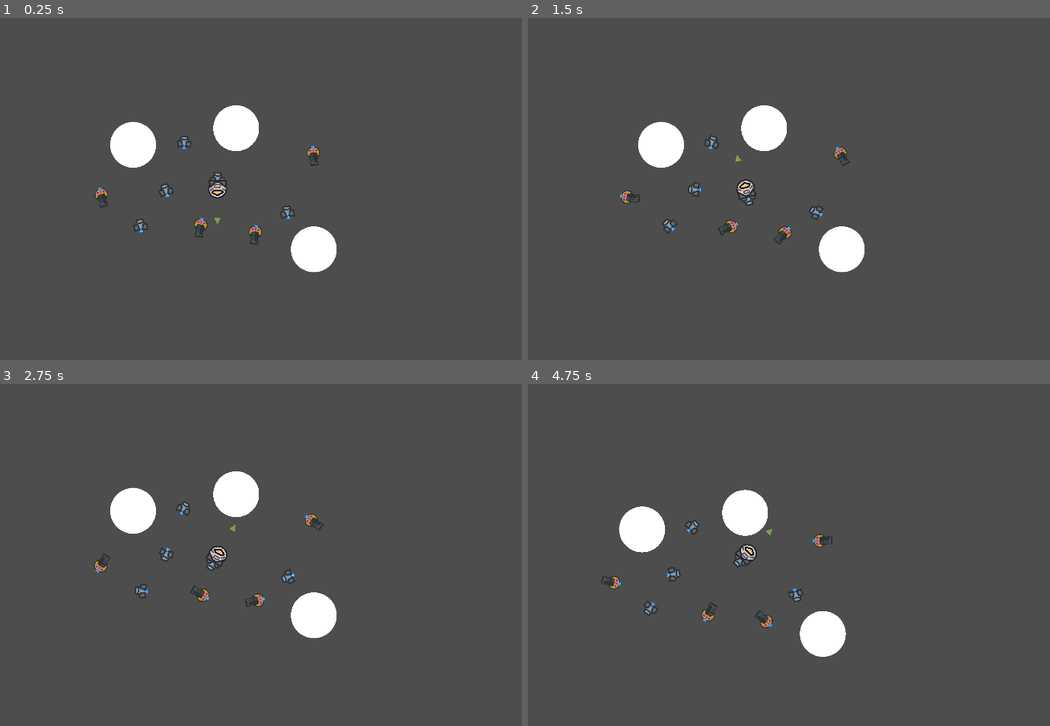
Above: before the commit, frames 1-4 (two rows, left to right).
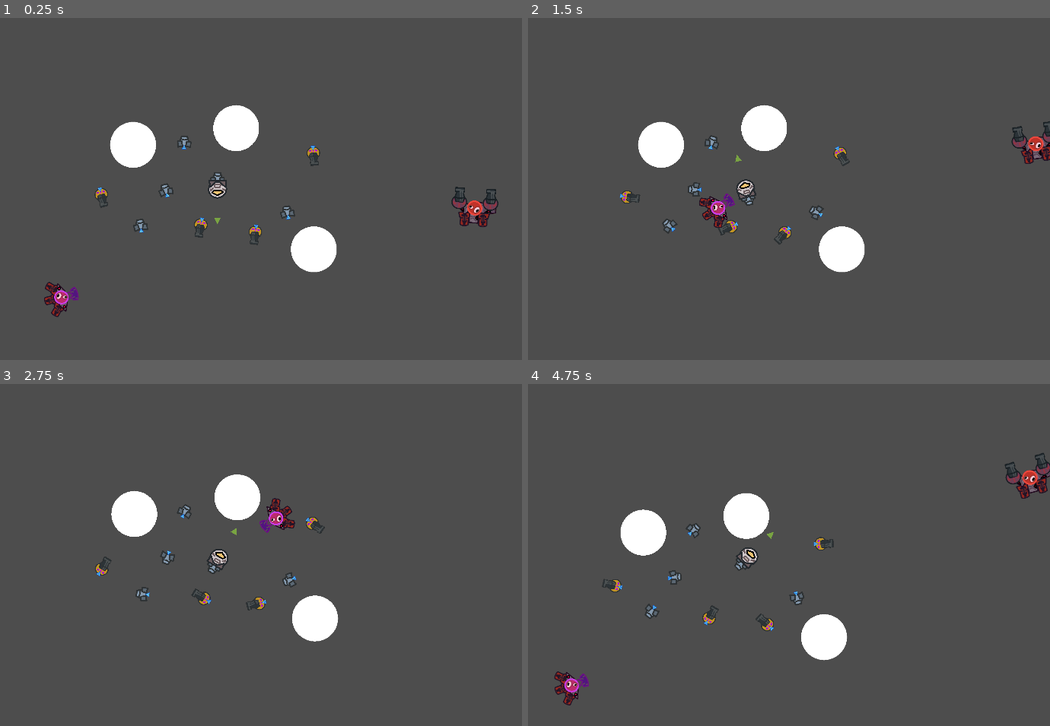
Above: after the commit, the same moments.

Repository: Leeway001Write/melonJam6
Game: Godot game, scene res://Levels/test-scene.tscn
Same seed, same stepped clock (60 frames per second), same inputs: the game is played once before the commit and once after it. This scene is started directly instead of the project's main scene.
Inputs:
- Up to frame 1 (0.25 s): no input
- Up to frame 2 (1.5 s): hold D (right) 0.53-1.28 s; hold Space (fire) 0.53-1.28 s; hold A (left) from 1.28 s (still down); tap Space (fire) at 1.35 s
- Up to frame 3 (2.75 s): release A (left) at 2.03 s; hold D (right) from 2.03 s (still down); hold Space (fire) from 2.03 s (still down)
- Up to frame 4 (4.75 s): release D (right) at 2.78 s; release Space (fire) at 2.78 s; hold W (forward) 2.78-3.53 s; tap Space (fire) at 2.85, 4.35 s; hold Space (fire) 3.53-4.28 s; hold A (left) from 3.53 s (still down)

The runs differ from the first frame. In frame 1, 0.9% of the frame differs, in the area x 8-96%, y 49-88%; in frame 2, 0.8%; in frame 3, 1.9%; in frame 4, 2.5%, in the area x 5-100%, y 20-94%.

Commit message:
Added enemies

Diff:
--- a/escape-from-greenland/Levels/test-scene.tscn
+++ b/escape-from-greenland/Levels/test-scene.tscn
@@ -1,9 +1,11 @@
-[gd_scene load_steps=5 format=3 uid="uid://run54ss7343y"]
+[gd_scene load_steps=7 format=3 uid="uid://run54ss7343y"]
 
 [ext_resource type="PackedScene" uid="uid://gjus2b6qt6k1" path="res://Prefabs/ship.tscn" id="1_v0bsi"]
 [ext_resource type="PackedScene" uid="uid://c5k803o78b381" path="res://Prefabs/asteroid.tscn" id="2_7asht"]
 [ext_resource type="PackedScene" uid="uid://6t48r1sfmkgl" path="res://Prefabs/booster.tscn" id="3_jln1v"]
 [ext_resource type="PackedScene" uid="uid://ccrjlto8qhso5" path="res://Prefabs/gun.tscn" id="4_4wndq"]
+[ext_resource type="PackedScene" uid="uid://rk3w2tikjskl" path="res://Prefabs/charging-enemy.tscn" id="5_4wndq"]
+[ext_resource type="PackedScene" uid="uid://bn1lygxg8oxdq" path="res://Prefabs/path-enemy.tscn" id="6_3eobh"]
 
 [node name="TestScene" type="Node2D"]
 
@@ -41,3 +43,9 @@
 
 [node name="Gun4" parent="." instance=ExtResource("4_4wndq")]
 position = Vector2(236, 290)
+
+[node name="ChargingEnemy" parent="." instance=ExtResource("5_4wndq")]
+position = Vector2(-971, 683)
+
+[node name="PathEnemy" parent="." instance=ExtResource("6_3eobh")]
+position = Vector2(1600, -489)
--- a/escape-from-greenland/Prefabs/charging-enemy.tscn
+++ b/escape-from-greenland/Prefabs/charging-enemy.tscn
@@ -1,19 +1,30 @@
-[gd_scene load_steps=5 format=3 uid="uid://rk3w2tikjskl"]
+[gd_scene load_steps=6 format=3 uid="uid://rk3w2tikjskl"]
 
 [ext_resource type="Script" uid="uid://dvig3630g5roh" path="res://Scripts/charging-enemy.gd" id="1_ra6xg"]
+[ext_resource type="Texture2D" uid="uid://7exld46eebqn" path="res://Art/enemy/charging-enemy.png" id="2_e1giq"]
 
 [sub_resource type="PrismMesh" id="PrismMesh_ra6xg"]
 
 [sub_resource type="PrismMesh" id="PrismMesh_e1giq"]
 
-[sub_resource type="CircleShape2D" id="CircleShape2D_ra6xg"]
+[sub_resource type="CapsuleShape2D" id="CapsuleShape2D_6iw22"]
+radius = 16.3171
+height = 38.6548
 
 [node name="ChargingEnemy" type="CharacterBody2D"]
 script = ExtResource("1_ra6xg")
 speed = 1100.0
 health = 3
 
+[node name="Sprite2D" type="Sprite2D" parent="."]
+position = Vector2(-17, 0)
+scale = Vector2(0.284872, 0.284872)
+texture = ExtResource("2_e1giq")
+region_enabled = true
+region_rect = Rect2(2, 127, 830, 848)
+
 [node name="MeshInstance2D" type="MeshInstance2D" parent="."]
+visible = false
 modulate = Color(0.926739, 0, 0.050885, 1)
 clip_children = 2
 rotation = -1.57079
@@ -34,9 +45,9 @@
 scale = Vector2(1.64328, 1.64328)
 
 [node name="CollisionShape2D" type="CollisionShape2D" parent="Area2D"]
-position = Vector2(-11, 1)
-scale = Vector2(3.23013, 3.23013)
-shape = SubResource("CircleShape2D_ra6xg")
+position = Vector2(-5.47685, 1)
+scale = Vector2(3.76675, 1.90038)
+shape = SubResource("CapsuleShape2D_6iw22")
 
 [connection signal="timeout" from="Timer" to="." method="_on_timer_timeout"]
 [connection signal="area_entered" from="Area2D" to="." method="_on_area_entered"]
--- a/escape-from-greenland/Prefabs/junk-component.tscn
+++ b/escape-from-greenland/Prefabs/junk-component.tscn
@@ -3,7 +3,7 @@
 [ext_resource type="Script" uid="uid://cpd534xwxdjb8" path="res://Scripts/component.gd" id="1_2g848"]
 
 [sub_resource type="RectangleShape2D" id="RectangleShape2D_2g848"]
-size = Vector2(15.2603, 13.3839)
+size = Vector2(16.4976, 24.091)
 
 [node name="JunkComponent" type="CharacterBody2D"]
 z_index = -10
--- a/escape-from-greenland/Prefabs/path-enemy.tscn
+++ b/escape-from-greenland/Prefabs/path-enemy.tscn
@@ -1,7 +1,8 @@
-[gd_scene load_steps=6 format=3 uid="uid://bn1lygxg8oxdq"]
+[gd_scene load_steps=8 format=3 uid="uid://bn1lygxg8oxdq"]
 
 [ext_resource type="Script" uid="uid://nhaxthi3vtxm" path="res://Scripts/flying-enemy.gd" id="1_kegwy"]
 [ext_resource type="Script" uid="uid://cwrywos85w8re" path="res://Scripts/path-enemy-control.gd" id="1_lldgc"]
+[ext_resource type="Texture2D" uid="uid://bsv24mrsvefyw" path="res://Art/enemy/path-enemy.png" id="3_27qj8"]
 
 [sub_resource type="Curve2D" id="Curve2D_lldgc"]
 _data = {
@@ -9,9 +10,15 @@
 }
 point_count = 9
 
-[sub_resource type="SphereMesh" id="SphereMesh_lldgc"]
+[sub_resource type="CapsuleShape2D" id="CapsuleShape2D_q2avr"]
+radius = 9.19609
+height = 30.6536
 
-[sub_resource type="CircleShape2D" id="CircleShape2D_lldgc"]
+[sub_resource type="RectangleShape2D" id="RectangleShape2D_fmfi6"]
+size = Vector2(140, 60)
+
+[sub_resource type="RectangleShape2D" id="RectangleShape2D_ovwhs"]
+size = Vector2(53, 90)
 
 [node name="PathEnemy" type="Path2D"]
 curve = SubResource("Curve2D_lldgc")
@@ -25,19 +32,36 @@
 rotation = -1.25918
 
 [node name="Enemy" type="CharacterBody2D" parent="."]
+rotation = -4.71238
+scale = Vector2(1.19186, 1.19186)
 script = ExtResource("1_kegwy")
 health = 3
 
-[node name="MeshInstance2D" type="MeshInstance2D" parent="Enemy"]
-modulate = Color(0.764286, 0, 0.0491592, 1)
-scale = Vector2(105.127, 105.127)
-mesh = SubResource("SphereMesh_lldgc")
+[node name="Sprite2D" type="Sprite2D" parent="Enemy"]
+position = Vector2(0, -6)
+scale = Vector2(0.258281, 0.258281)
+texture = ExtResource("3_27qj8")
+region_enabled = true
+region_rect = Rect2(891, 160, 1010, 860)
 
 [node name="Area2D" type="Area2D" parent="Enemy" groups=["DamagePlayer"]]
 
-[node name="CollisionShape2D" type="CollisionShape2D" parent="Enemy/Area2D"]
-scale = Vector2(5.32855, 5.32855)
-shape = SubResource("CircleShape2D_lldgc")
+[node name="CollisionShape2DMain" type="CollisionShape2D" parent="Enemy/Area2D"]
+position = Vector2(0, -11)
+scale = Vector2(12.9855, 2.39804)
+shape = SubResource("CapsuleShape2D_q2avr")
+
+[node name="CollisionShape2DBack" type="CollisionShape2D" parent="Enemy/Area2D"]
+position = Vector2(1, -70)
+shape = SubResource("RectangleShape2D_fmfi6")
+
+[node name="CollisionShape2DLeftGun" type="CollisionShape2D" parent="Enemy/Area2D"]
+position = Vector2(-80, 49)
+shape = SubResource("RectangleShape2D_ovwhs")
+
+[node name="CollisionShape2DRightGun2" type="CollisionShape2D" parent="Enemy/Area2D"]
+position = Vector2(86, 51)
+shape = SubResource("RectangleShape2D_ovwhs")
 
 [node name="Timer" type="Timer" parent="."]
 wait_time = 0.2
--- a/escape-from-greenland/Prefabs/ship_junk_1.tscn
+++ b/escape-from-greenland/Prefabs/ship_junk_1.tscn
@@ -1,18 +1,22 @@
-[gd_scene load_steps=3 format=3 uid="uid://bryb7c4161wtf"]
+[gd_scene load_steps=4 format=3 uid="uid://bryb7c4161wtf"]
 
 [ext_resource type="PackedScene" uid="uid://o2wqv4w0qqio" path="res://Prefabs/junk-component.tscn" id="1_im4yd"]
 [ext_resource type="Texture2D" uid="uid://dnpowfsmtqavu" path="res://Art/player/player-ship.png" id="2_y5m30"]
 
+[sub_resource type="RectangleShape2D" id="RectangleShape2D_y5m30"]
+size = Vector2(28.046, 20.0758)
+
 [node name="ShipJunk1" instance=ExtResource("1_im4yd")]
 
-[node name="Area2D" parent="." index="0"]
+[node name="Sprite2D" type="Sprite2D" parent="." index="0"]
+scale = Vector2(0.184946, 0.184946)
+texture = ExtResource("2_y5m30")
+region_enabled = true
+region_rect = Rect2(1150, 286, 862, 624)
+
+[node name="Area2D" parent="." index="1"]
 scale = Vector2(1.60028, 1.60028)
 
 [node name="CollisionShape2D" parent="Area2D" index="0"]
 scale = Vector2(3.03021, 1.86759)
-
-[node name="Sprite2D" type="Sprite2D" parent="." index="1"]
-scale = Vector2(0.184946, 0.184946)
-texture = ExtResource("2_y5m30")
-region_enabled = true
-region_rect = Rect2(1150, 286, 862, 624)
+shape = SubResource("RectangleShape2D_y5m30")
--- a/escape-from-greenland/Prefabs/ship_junk_2.tscn
+++ b/escape-from-greenland/Prefabs/ship_junk_2.tscn
@@ -5,15 +5,15 @@
 
 [node name="ShipJunk2" instance=ExtResource("1_gyps2")]
 
-[node name="Area2D" parent="." index="0"]
-scale = Vector2(1.60028, 1.60028)
-
-[node name="CollisionShape2D" parent="Area2D" index="0"]
-scale = Vector2(3.03021, 1.86759)
-
-[node name="Sprite2D" type="Sprite2D" parent="." index="1"]
+[node name="Sprite2D" type="Sprite2D" parent="." index="0"]
 rotation = -0.0115925
 scale = Vector2(0.184946, 0.184946)
 texture = ExtResource("2_7x6c4")
 region_enabled = true
 region_rect = Rect2(884, 1088, 507, 458)
+
+[node name="Area2D" parent="." index="1"]
+scale = Vector2(1.60028, 1.60028)
+
+[node name="CollisionShape2D" parent="Area2D" index="0"]
+scale = Vector2(3.03021, 1.86759)
--- a/escape-from-greenland/Scripts/path-enemy-control.gd
+++ b/escape-from-greenland/Scripts/path-enemy-control.gd
@@ -23,6 +23,8 @@
 	var enemy_dist = sqrt(((enemy_ship.global_position.x - player.global_position.x) ** 2.0) + ((enemy_ship.global_position.y - player.global_position.y) ** 2.0))
 	firing = enemy_dist < max_dist
 
+	enemy_ship.look_at(player.global_position)
+
 
 
 
Binary file added: escape-from-greenland/Art/enemy/charging-enemy.png
Not shown, added: escape-from-greenland/Art/enemy/charging-enemy.png.import
Binary file added: escape-from-greenland/Art/enemy/path-enemy.png
Not shown, added: escape-from-greenland/Art/enemy/path-enemy.png.import
Binary file added: escape-from-greenland/Art/player/bullet.png
Not shown, added: escape-from-greenland/Art/player/bullet.png.import
